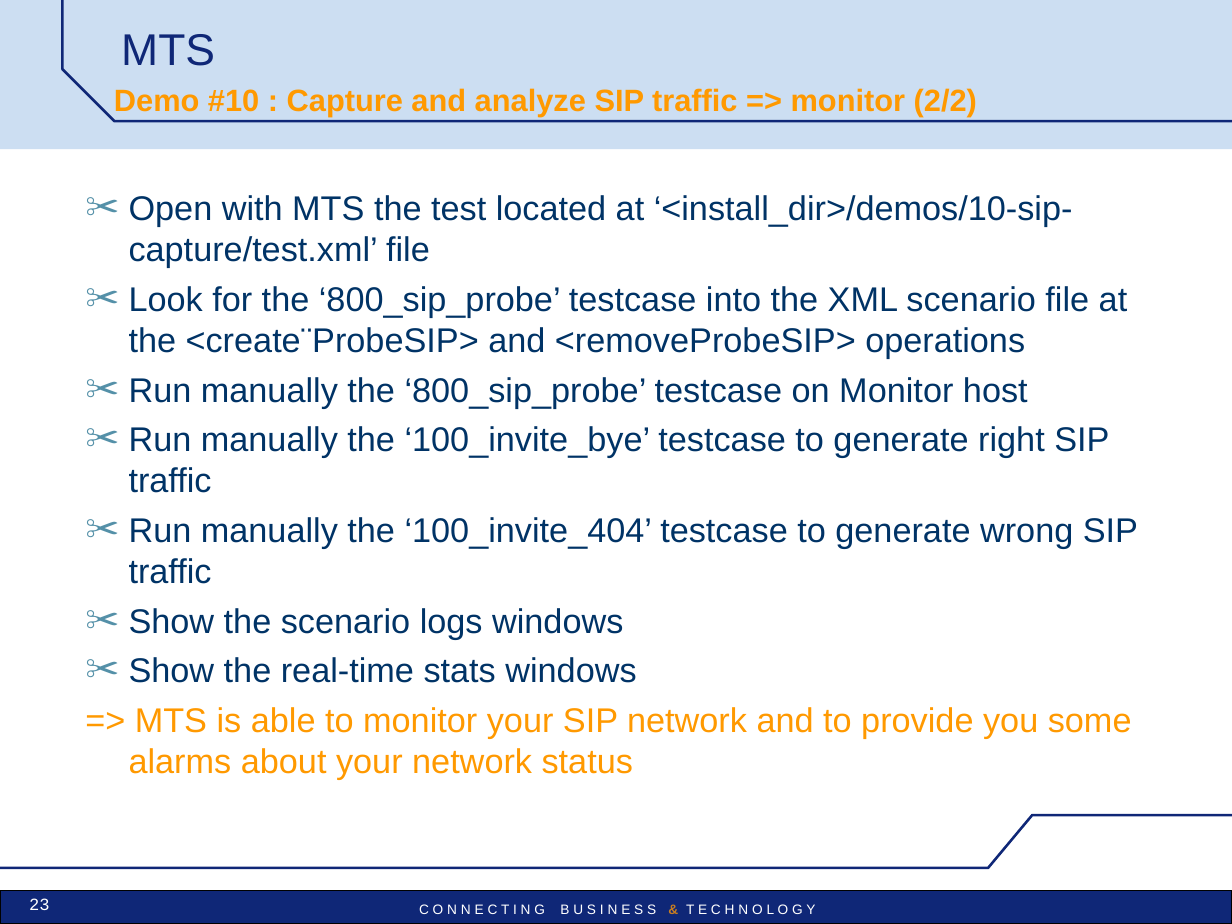
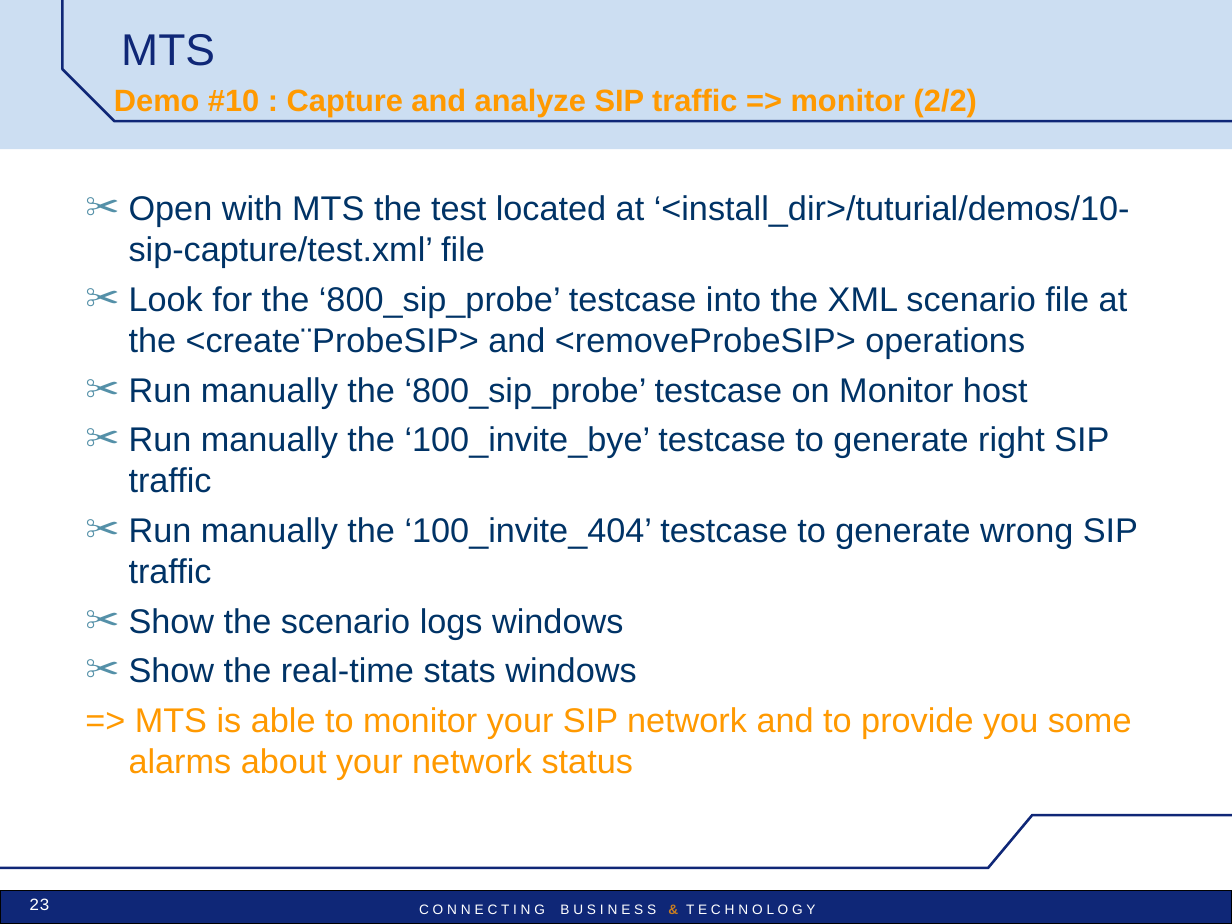
Before and after one commit to uttamhoode9/mts-trunk, a slide deck: slide 23 of mts/src/main/doc/MTS_pres_demos.ppt. Drawn at 1232x924 pixels with LibreOffice and Linux fonts; fonts in the diff are those of the drawing; background and template pictures are left out. Boxes give left, top, right and bottom in pixels: in the first picture for what was removed or moved away, otherwise in the second. Text is boxed around its words. In the diff, an @@ line names an element or a change of style, - is before the commit and + after.

```diff
--- a/mts/src/main/doc/MTS_pres_demos.ppt
+++ b/mts/src/main/doc/MTS_pres_demos.ppt
@@ text at [129, 195, 1130, 268]: text changed @@
-✂ Open with MTS the test located at ‘<install_dir>/demos/10-sip-capture/test.xml’ file
+✂ Open with MTS the test located at ‘<install_dir>/tuturial/demos/10-sip-capture/test.xml’ file
```
Also in this commit, not shown: 14 other slides changed, 2 slides added.
